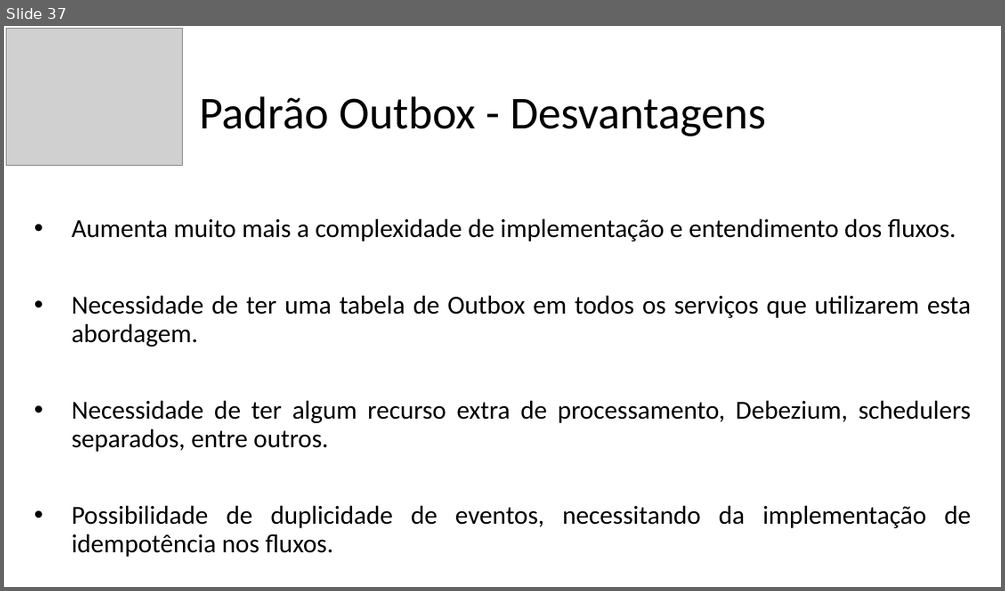
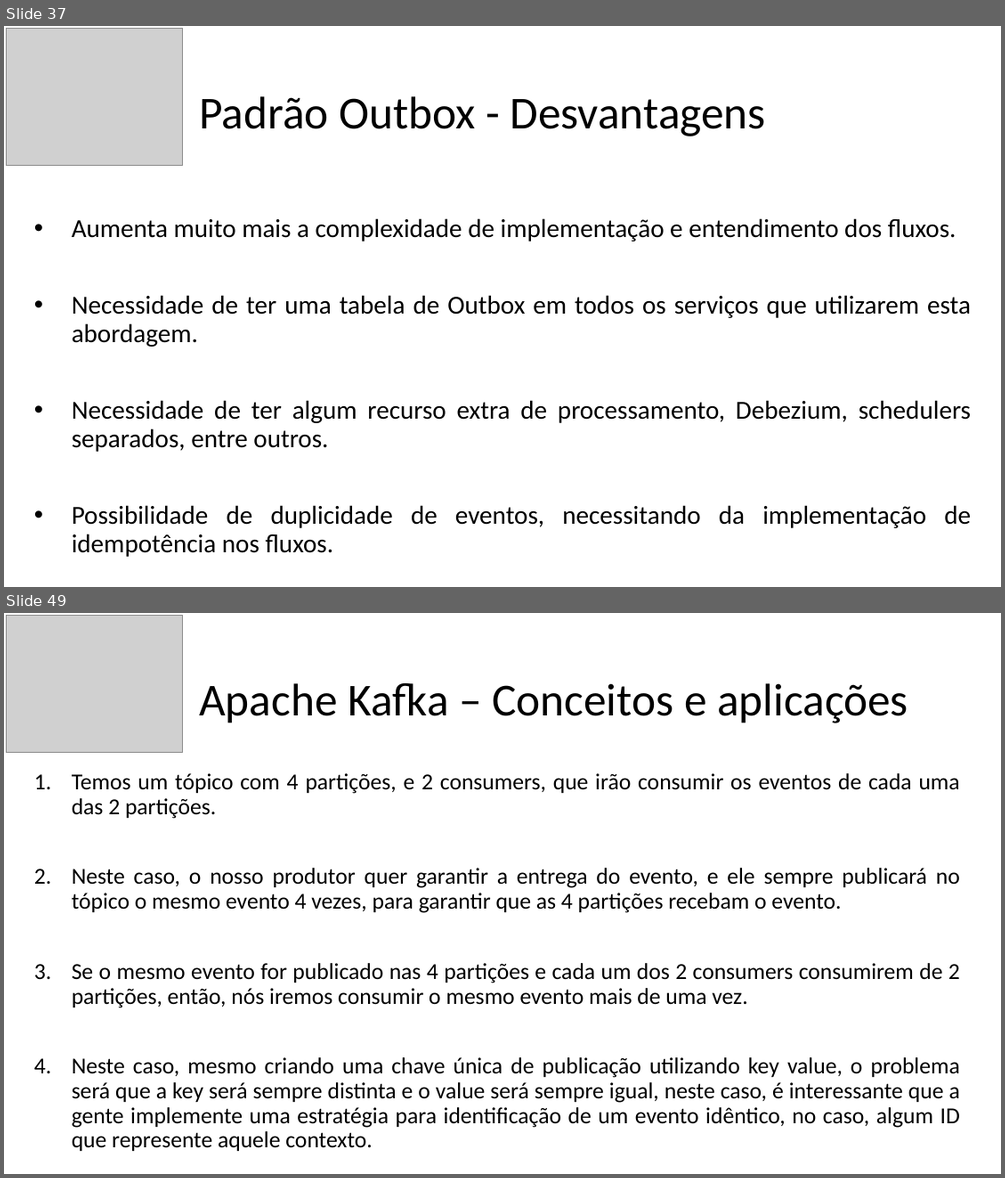
Before and after one commit to vhnegrisoli/curso-udemy-microsservicos-padrao-saga-orquestrado, a slide deck: Conteúdos/Apresentação - Saga.pptx. Shown one above the other, each under a label of ours: slide 37 before the commit, slides 37 and 49 after it; the slides between them are not shown. The pictures are 1005x591 and 1005x1178 pixels, drawn with LibreOffice and Linux fonts; fonts in the diff are those of the drawing; grey boxes stand for pictures. Boxes give left, top, right and bottom in pixels: in the first picture for what was removed or moved away, otherwise in the second. Text is boxed around its words. In the diff, an @@ line names an element or a change of style, - is before the commit and + after.

Commit message:
Adiciona conteúdos sobre Kafka nos slides

```diff
--- a/Conteúdos/Apresentação - Saga.pptx
+++ b/Conteúdos/Apresentação - Saga.pptx
@@ slide 49 added at <box>4,613,1001,1174</box>, background #FFFFFF @@
@@ picture added at <box>7,615,183,752</box> @@
@@ text added at <box>199,683,908,723</box>, 44 pt, text #000000 @@
+Apache Kafka – Conceitos e aplicações
@@ text added at <box>72,773,960,1151</box>, 22 pt, text #000000 @@
+1. Temos um tópico com 4 partições, e 2 consumers, que irão consumir os eventos de cada uma das 2 partições.
+2. Neste caso, o nosso produtor quer garantir a entrega do evento, e ele sempre publicará no tópico o mesmo evento 4 vezes, para garantir que as 4 partições recebam o evento.
+3. Se o mesmo evento for publicado nas 4 partições e cada um dos 2 consumers consumirem de 2 partições, então, nós iremos consumir o mesmo evento mais de uma vez.
+4. Neste caso, mesmo criando uma chave única de publicação utilizando key value, o problema será que a key será sempre distinta e o value será sempre igual, neste caso, é interessante que a gente implemente uma estratégia para identificação de um evento idêntico, no caso, algum ID que represente aquele contexto.
```
Also in this commit, not shown: 2 slides changed, 15 other slides added, 1 slide removed.
